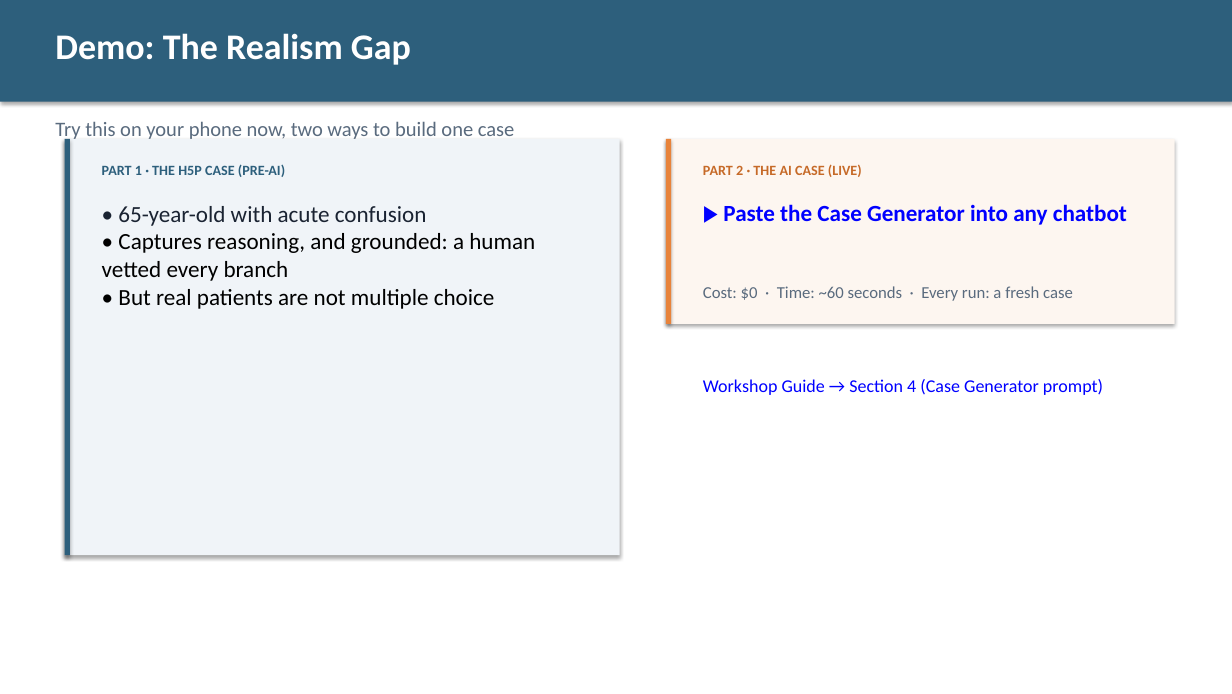
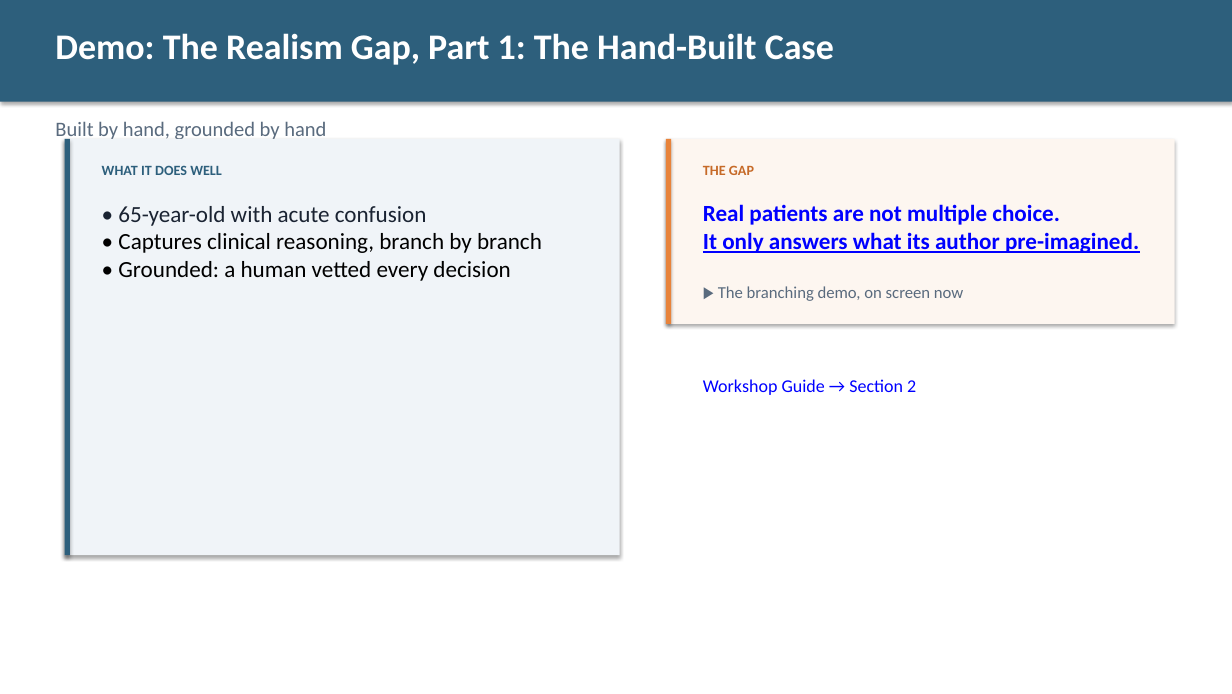
Before and after one commit to diana-brewer/digital-learning-unlocked, a slide deck: slide 5 of Digital Learning Unlocked - Slide Deck.pptx. Drawn at 1232x694 pixels with LibreOffice and Linux fonts; fonts in the diff are those of the drawing. Boxes give left, top, right and bottom in pixels: in the first picture for what was removed or moved away, otherwise in the second. Text is boxed around its words. In the diff, an @@ line names an element or a change of style, - is before the commit and + after.

```diff
--- a/Digital Learning Unlocked - Slide Deck.pptx
+++ b/Digital Learning Unlocked - Slide Deck.pptx
@@ text at (x1=55, y1=33, x2=834, y2=65): text changed @@
-Demo: The Realism Gap
+Demo: The Realism Gap, Part 1: The Hand-Built Case
@@ text at (x1=55, y1=121, x2=326, y2=142): text changed @@
-Try this on your phone now, two ways to build one case
+Built by hand, grounded by hand
@@ text at (x1=102, y1=165, x2=222, y2=175): text changed @@
-PART 1 · THE H5P CASE (PRE-AI)
+WHAT IT DOES WELL
@@ text at (x1=703, y1=165, x2=754, y2=175): text changed @@
-PART 2 · THE AI CASE (LIVE)
+THE GAP
@@ text at (x1=703, y1=204, x2=1139, y2=253): text changed @@
-▶ Paste the Case Generator into any chatbot
+Real patients are not multiple choice.
+It only answers what its author pre-imagined.
@@ text at (x1=118, y1=233, x2=542, y2=281): text changed @@
-• Captures reasoning, and grounded: a human vetted every branch
-• But real patients are not multiple choice
+• Captures clinical reasoning, branch by branch
+• Grounded: a human vetted every decision
@@ text at (x1=718, y1=286, x2=963, y2=301): text changed @@
-Cost: $0 · Time: ~60 seconds · Every run: a fresh case
+▶ The branching demo, on screen now
@@ text at (x1=703, y1=379, x2=916, y2=395): text changed @@
-Workshop Guide → Section 4 (Case Generator prompt)
+Workshop Guide → Section 2
```
Also in this commit, not shown: 8 other slides changed, 1 slide added, 4 slides removed, 3 other files.
